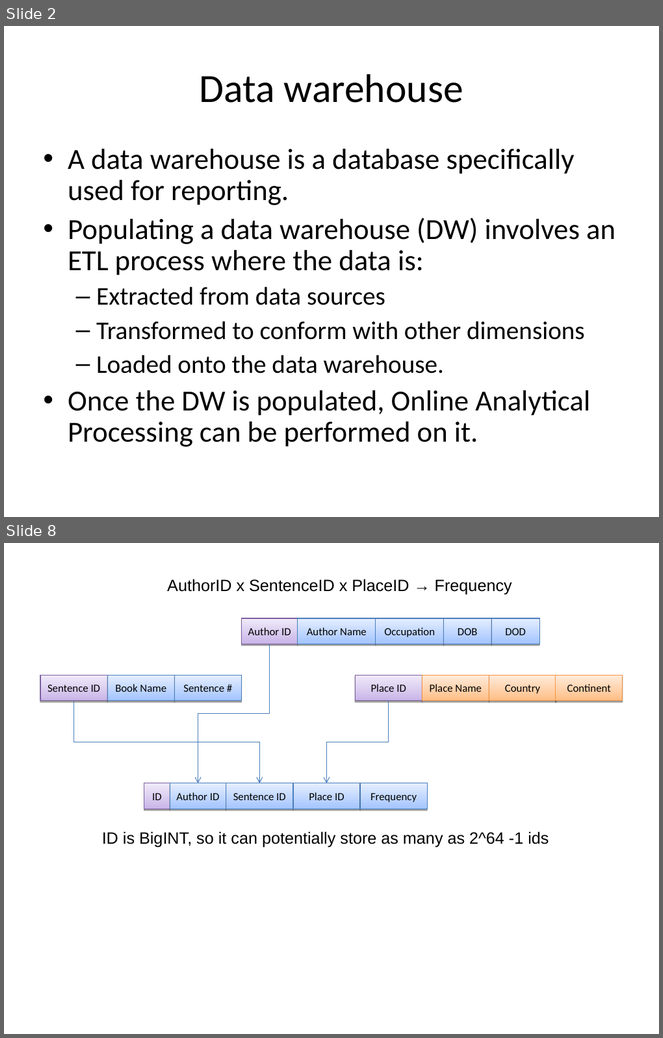
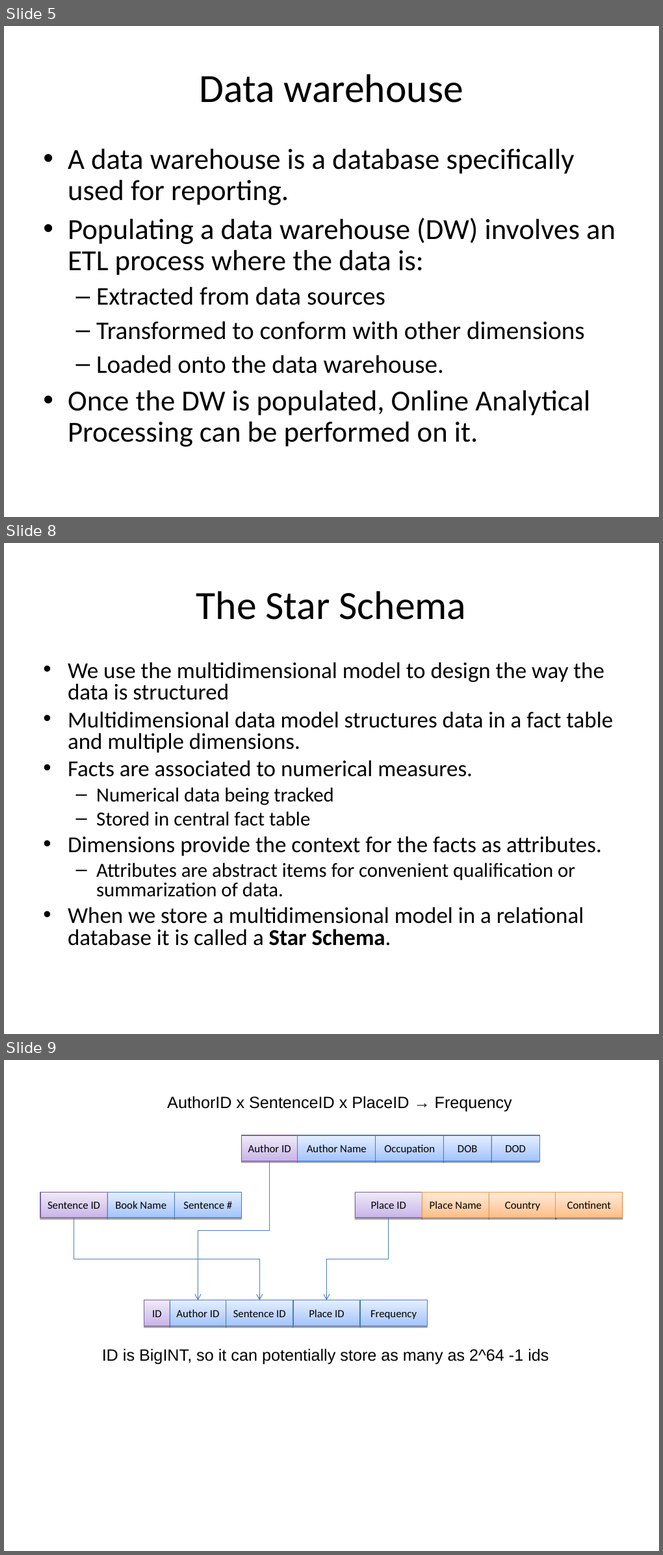
Before and after one commit to edvelezg/unb-dw, a slide deck: project/Presentation/Datawarehousing.ppt. Shown one above the other, each under a label of ours: slides 2 and 8 before the commit, slides 5, 8 and 9 after it; the slides between them are not shown. The pictures are 663x1038 and 663x1555 pixels, drawn with LibreOffice and Linux fonts; fonts in the diff are those of the drawing. Boxes give left, top, right and bottom in pixels: in the first picture for what was removed or moved away, otherwise in the second. Text is boxed around its words. In the diff, an @@ line names an element or a change of style, - is before the commit and + after.

```diff
--- a/project/Presentation/Datawarehousing.ppt
+++ b/project/Presentation/Datawarehousing.ppt
@@ slide 8 added at (x1=4, y1=543, x2=659, y2=1034), background #FFFFFF @@
@@ title added at (x1=196, y1=591, x2=467, y2=620), 44 pt, text #000000 @@
+The Star Schema
@@ text added at (x1=68, y1=662, x2=613, y2=946), 25 pt, text #000000 @@
+• We use the multidimensional model to design the way the data is structured
+• Multidimensional data model structures data in a fact table and multiple dimensions.
+• Facts are associated to numerical measures.
+  – Numerical data being tracked
+  – Stored in central fact table
+• Dimensions provide the context for the facts as attributes.
+  – Attributes are abstract items for convenient qualification or summarization of data.
+• When we store a multidimensional model in a relational database it is called a Star Schema.
@@ what was slide 2 is now slide 5 @@
@@ what was slide 8 is now slide 9 @@
```
Also in this commit, not shown: 4 slides changed, 9 other slides added, 1 slide removed.
